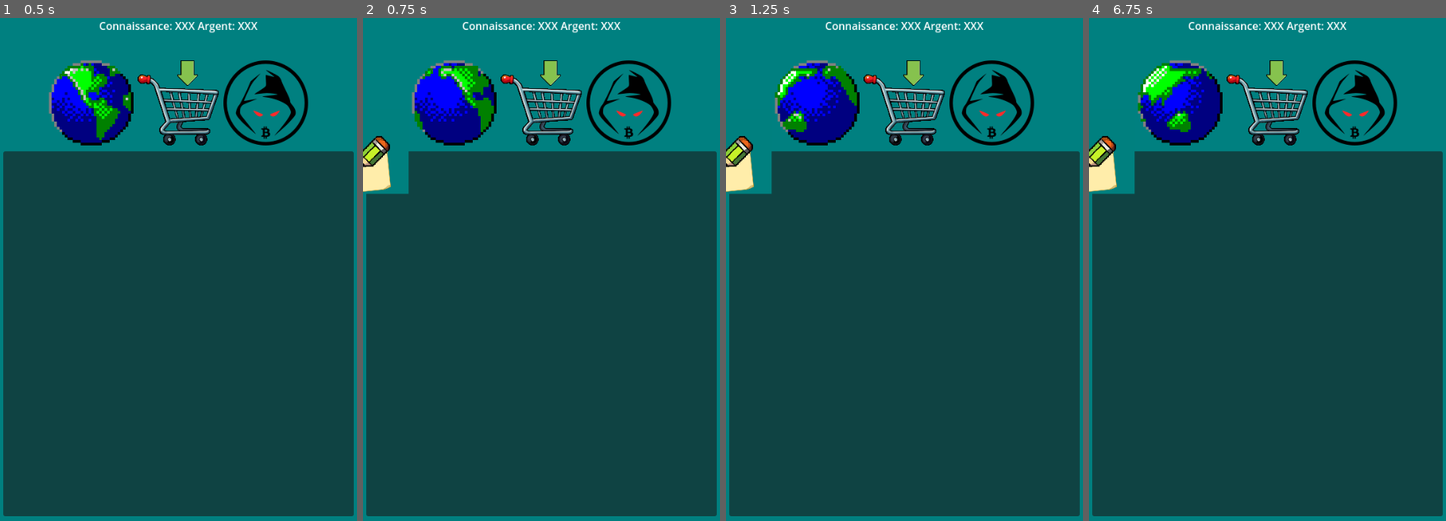
Above: before the commit, frames 1-4 (left to right).
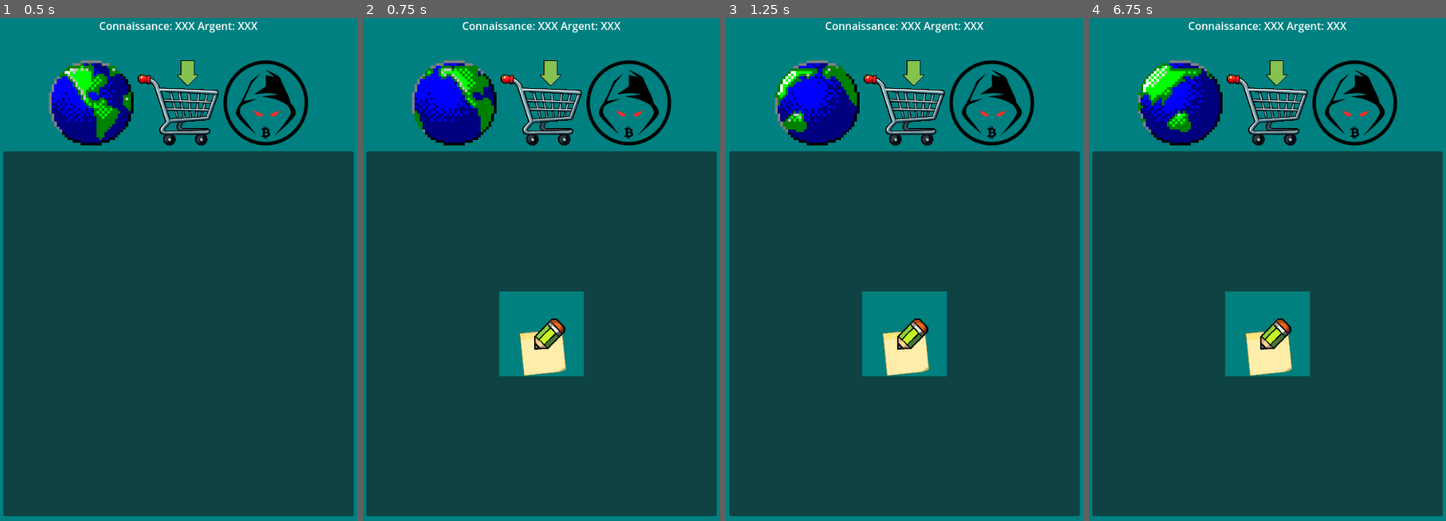
Above: after the commit, the same moments.

Repository: Proksimas/HackerIDLE
Game: Godot game, scene res://Game/main.tscn
Two runs of this game, one before a commit and one after it. Both use one fixed random seed, a clock stepped at 60 frames per second and the inputs below.
Inputs (mouse positions are in pixels of both pictures, inside the frame that each line leads up to):
- Up to frame 1 (0.5 s): no input
- Up to frame 2 (0.75 s): click (455, 103) at 0.5 s
- Up to frame 3 (1.25 s): no input
- Up to frame 4 (6.75 s): click (1267, 103) at 1.25 s; click (1353, 103) at 2 s; click "x 1" at 2.75 s; click "x 10" at 3.5 s; click "x 100" at 4.25 s; click "Max" at 5 s; click (1124, 204) at 5.75 s; click (1181, 103) at 6.5 s

Frame 1 is identical in both runs. In frame 2, 5.3% of the frame differs, in the area x 0-62%, y 23-72%; in frame 3, 5.3%; in frame 4, 5.3%.

Commit message:
center learning

Diff:
--- a/hackeridle/Game/Interface/Interface.tscn
+++ b/hackeridle/Game/Interface/Interface.tscn
@@ -75,11 +75,11 @@
 alignment = 1
 last_wrap_alignment = 2
 
-[node name="Label" type="Label" parent="Panel/VBoxContainer/RessourceBar"]
+[node name="KnowledgeLabel" type="Label" parent="Panel/VBoxContainer/RessourceBar"]
 layout_mode = 2
 text = "Connaissance: XXX"
 
-[node name="Label2" type="Label" parent="Panel/VBoxContainer/RessourceBar"]
+[node name="GoldLabel" type="Label" parent="Panel/VBoxContainer/RessourceBar"]
 layout_mode = 2
 text = "Argent: XXX"
 
--- a/hackeridle/Game/Interface/learning.gd
+++ b/hackeridle/Game/Interface/learning.gd
@@ -12,6 +12,10 @@
 	var last_item_name = Player.learning_item_bought.keys()[-1]
 	var last_item = LearningItemsDB.get_item_cara(last_item_name)
 	new_lc.set_learning_clicker(last_item)  #mettre les cara de l'ite
+
+	new_lc.position = Vector2(self.size)  / 2
+
+
 	pass
 
 func resize_viewxport(clicker_size):
